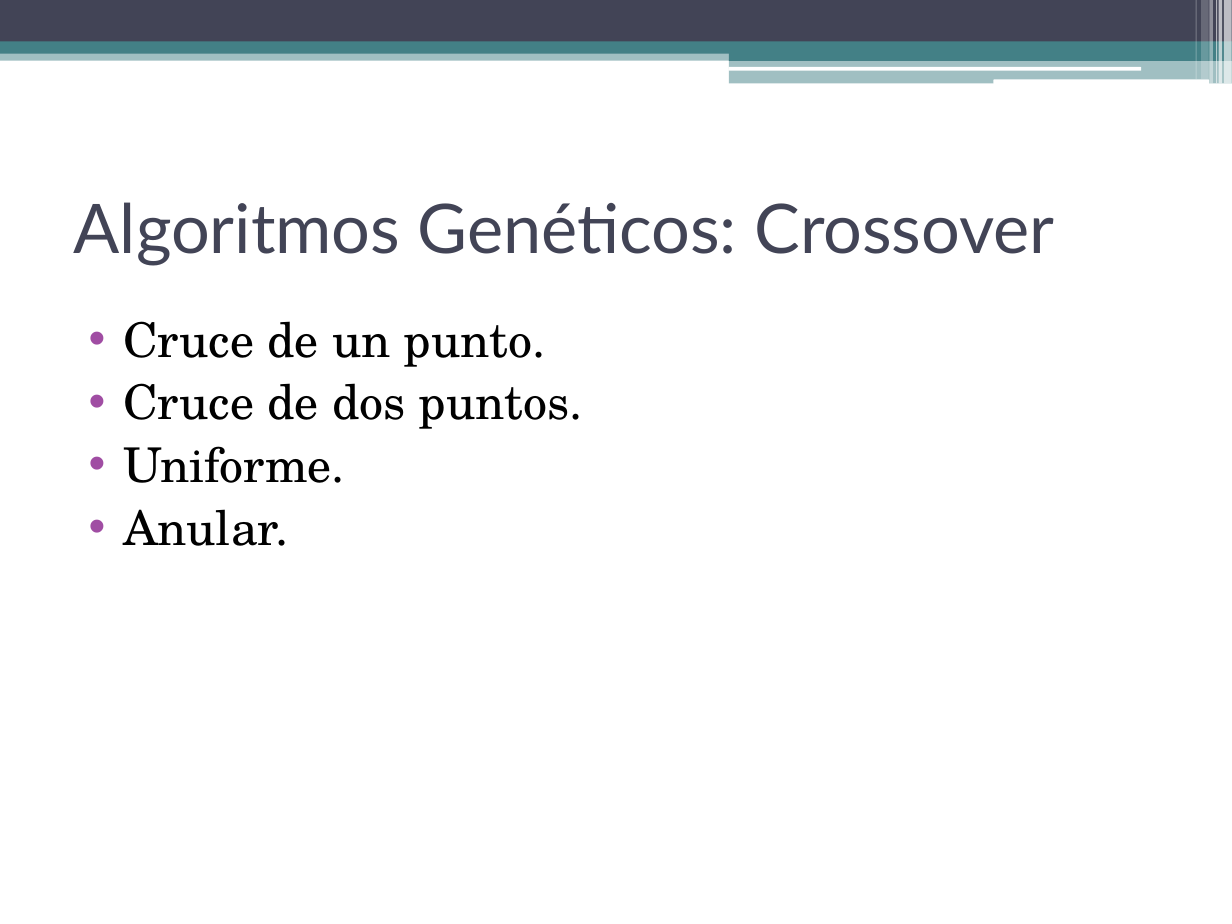
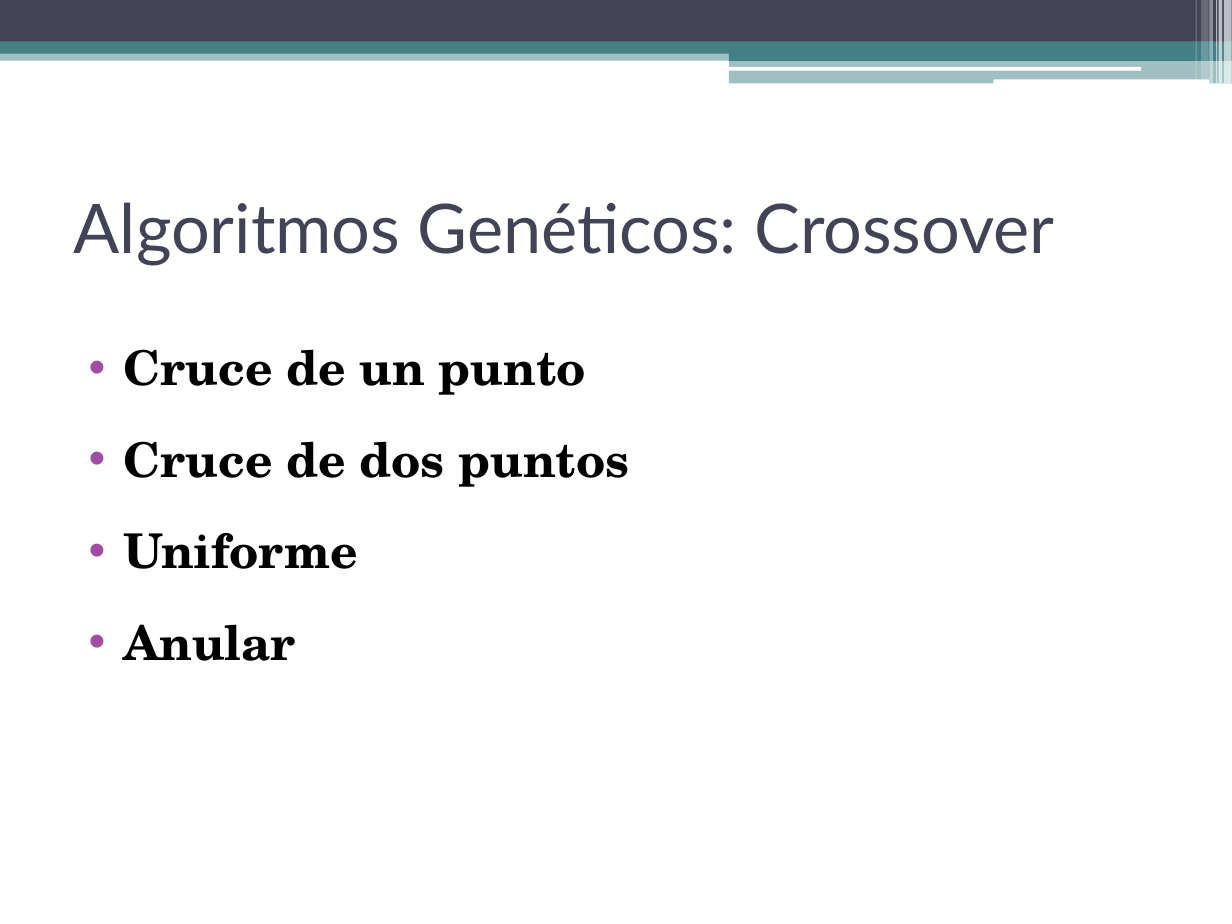
Before and after one commit to dariosus/ITBA_SIA_13_GeneticAlgorithms, a slide deck: slide 6 of presentation/Sistemas de Inteligencia Artificial.pptx. Drawn at 1232x924 pixels with LibreOffice and Linux fonts; fonts in the diff are those of the drawing. Boxes give left, top, right and bottom in pixels: in the first picture for what was removed or moved away, otherwise in the second. Text is boxed around its words. In the diff, an @@ line names an element or a change of style, - is before the commit and + after.

```diff
--- a/presentation/Sistemas de Inteligencia Artificial.pptx
+++ b/presentation/Sistemas de Inteligencia Artificial.pptx
@@ text at [123,349,630,661]: text changed; bold on @@
-• Cruce de un punto.
-• Cruce de dos puntos.
-• Uniforme.
-• Anular.
+• Cruce de un punto
+• Cruce de dos puntos
+• Uniforme
+• Anular
```
Also in this commit, not shown: 7 other slides changed, 1 slide added.
